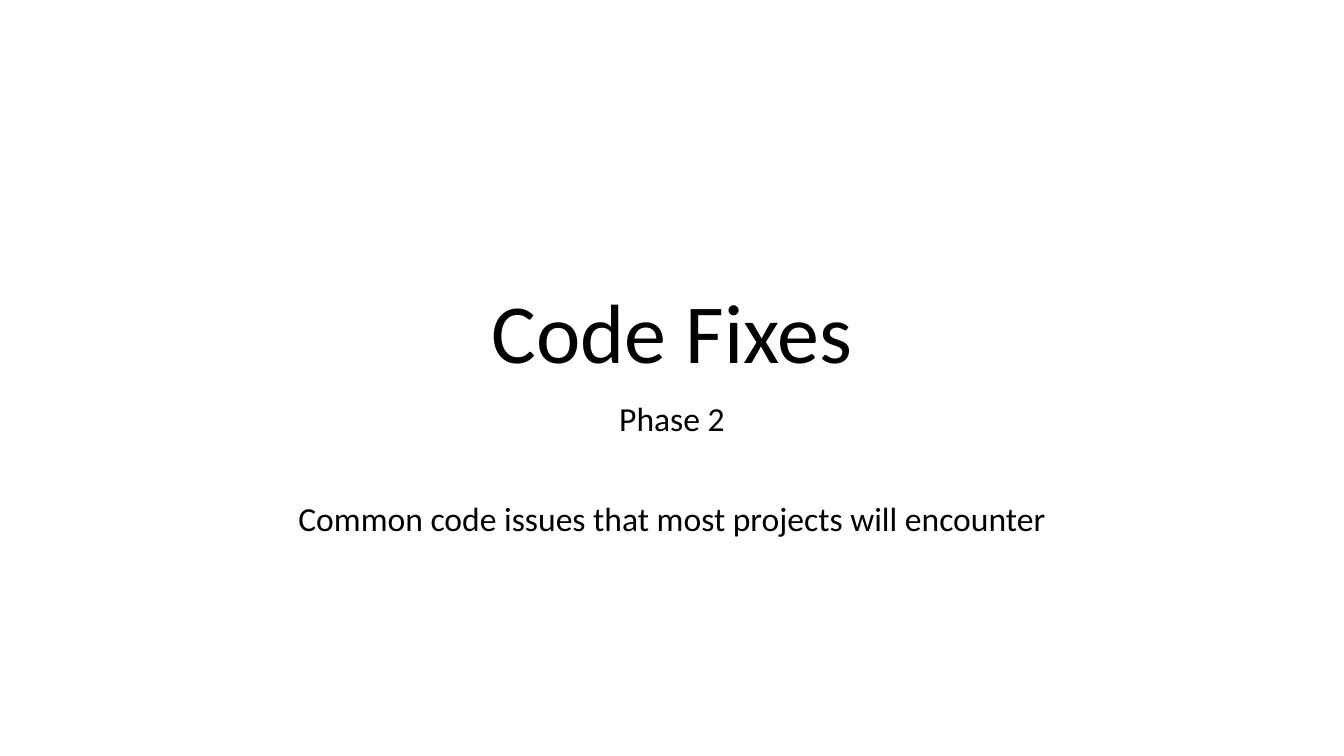
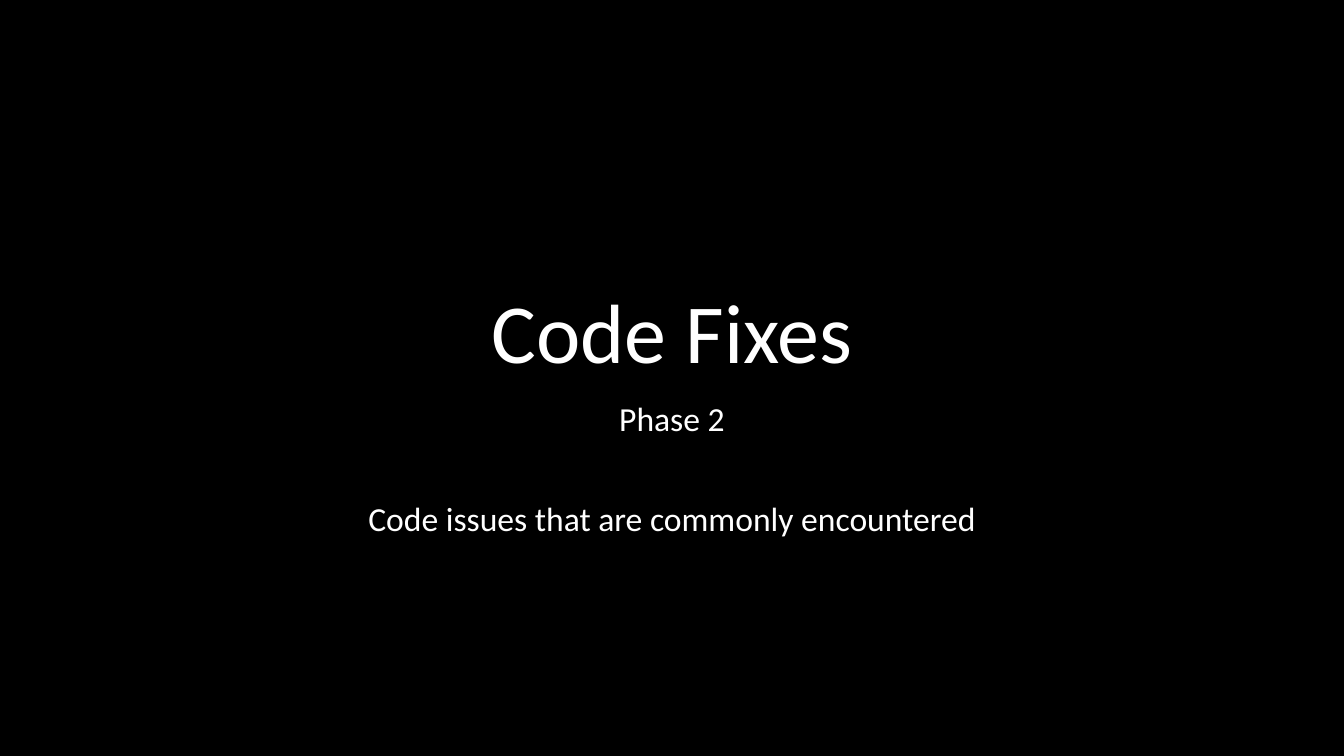
Before and after one commit to DrewNull/optimizely-cms12-upgrade, a slide deck: slide 29 of Presentation--Upgrading-to-CMS-12-and-Commerce-14.pptx. Drawn at 1344x756 pixels with LibreOffice and Linux fonts; fonts in the diff are those of the drawing. Boxes give left, top, right and bottom in pixels: in the first picture for what was removed or moved away, otherwise in the second. Text is boxed around its words. In the diff, an @@ line names an element or a change of style, - is before the commit and + after.

```diff
--- a/Presentation--Upgrading-to-CMS-12-and-Commerce-14.pptx
+++ b/Presentation--Upgrading-to-CMS-12-and-Commerce-14.pptx
@@ background #FFFFFF to #000000 @@
@@ title "Code Fixes" at box(492, 304, 853, 364): text colour #000000 to #FFFFFF @@
@@ subtitle at box(619, 407, 725, 432): text colour #000000 to #FFFFFF in "Phase 2" @@
@@ subtitle at box(368, 507, 975, 537): text changed; text colour #000000 to #FFFFFF @@
-Common code issues that most projects will encounter
+Code issues that are commonly encountered
```
Also in this commit, not shown: 44 other slides changed, 2 slides added, 2 slides removed, 1 other file.
